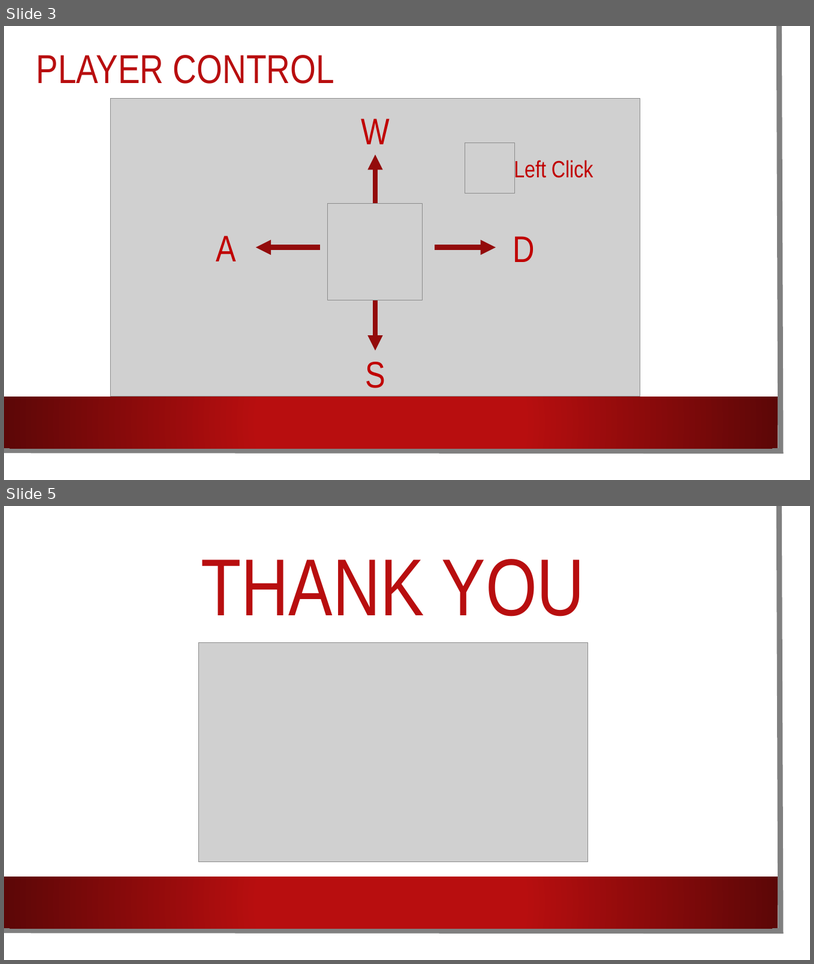
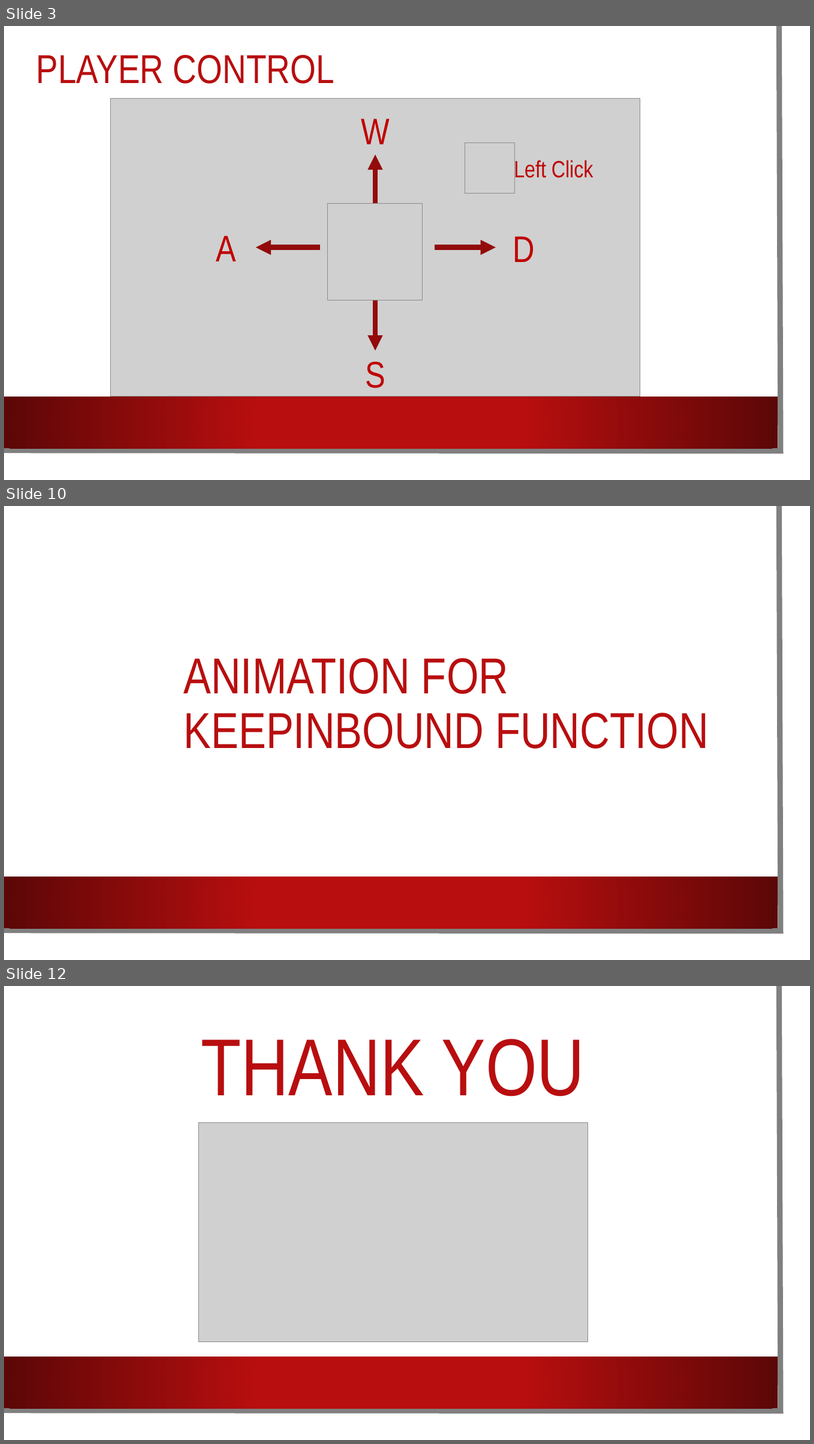
Before and after one commit to Teerapath-Keawratana/GameProject, a slide deck: Documents/PrototypePresentation.pptx. Shown one above the other, each under a label of ours: slides 3 and 5 before the commit, slides 3, 10 and 12 after it; the slides between them are not shown. The pictures are 814x964 and 814x1444 pixels, drawn with LibreOffice and Linux fonts; fonts in the diff are those of the drawing; grey boxes stand for pictures; background and template pictures are left out. Boxes give left, top, right and bottom in pixels: in the first picture for what was removed or moved away, otherwise in the second. Text is boxed around its words. In the diff, an @@ line names an element or a change of style, - is before the commit and + after.

```diff
--- a/Documents/PrototypePresentation.pptx
+++ b/Documents/PrototypePresentation.pptx
@@ slide 10 added at [4, 506, 810, 960], background picture (left out); not listed: 3 template elements that a slide beside it also shows @@
@@ text added at [183, 658, 708, 748], 60 pt, text #B80E0F @@
+ANIMATION FOR KEEPINBOUND FUNCTION
@@ what was slide 5 is now slide 12 @@
```
Also in this commit, not shown: 7 other slides added, 1 slide removed, 2 other files.
